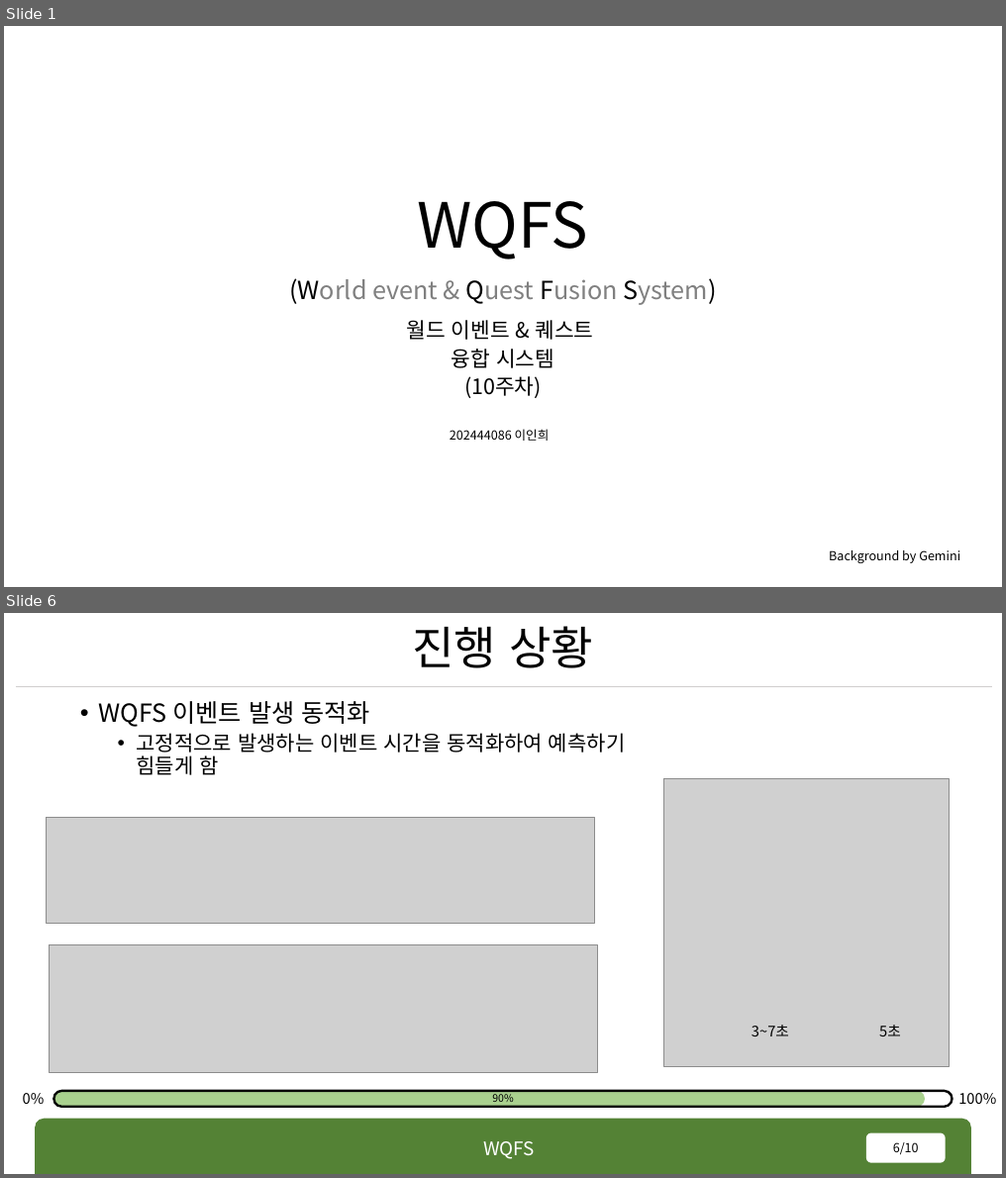
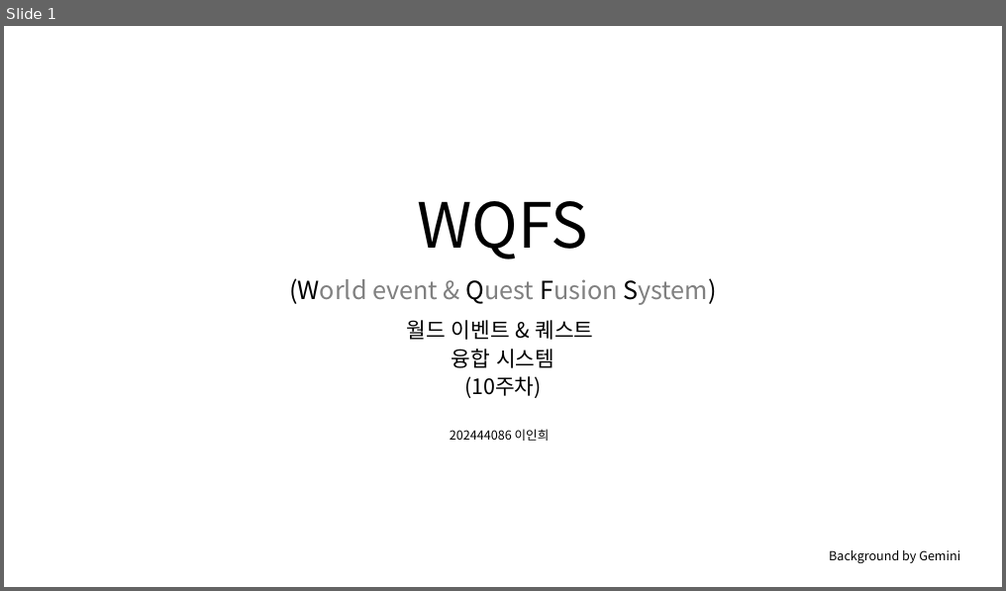
Before and after one commit to rennOobayashi/WQFS, a slide deck: WQFS.pptx. Shown one above the other, each under a label of ours: slides 1 and 6 before the commit, slide 1 after it; the slides between them are not shown. The pictures are 1006x1178 and 1006x591 pixels, drawn with LibreOffice and Linux fonts; fonts in the diff are those of the drawing; grey boxes stand for pictures; background and template pictures are left out. Boxes give left, top, right and bottom in pixels: in the first picture for what was removed or moved away, otherwise in the second. Text is boxed around its words. In the diff, an @@ line names an element or a change of style, - is before the commit and + after.

```diff
--- a/WQFS.pptx
+++ b/WQFS.pptx
@@ slide 6 removed at (4,613,1002,1174), background #FFFFFF @@
@@ title removed at (412,626,593,668) @@
-진행 상황
@@ line removed from (16, 686) to (993, 686) @@
@@ text removed at (99,701,625,775) @@
-• WQFS 이벤트 발생 동적화
-  • 고정적으로 발생하는 이벤트 시간을 동적화하여 예측하기
-    힘들게 함
@@ picture removed at (663,779,949,1066) @@
@@ picture removed at (46,817,595,923) @@
@@ picture removed at (49,946,598,1072) @@
@@ text removed at (751,1025,789,1037) @@
-3~7초
@@ text removed at (879,1025,901,1037) @@
-5초
@@ text removed at (23,1093,45,1105) @@
-0%
@@ rounded rectangle removed at (54,1091,926,1107) @@
@@ rounded rectangle removed at (54,1091,952,1107) @@
@@ text removed at (492,1094,513,1106) @@
-90%
@@ text removed at (958,1093,996,1105) @@
-100%
@@ round same rect removed at (35,1119,971,1174) @@
@@ text removed at (483,1142,535,1159) @@
-WQFS
@@ page number removed at (866,1134,945,1163) @@
-6/10
```
Also in this commit, not shown: 3 slides changed, 1 slide added, 7 other slides removed, 23 other files.
